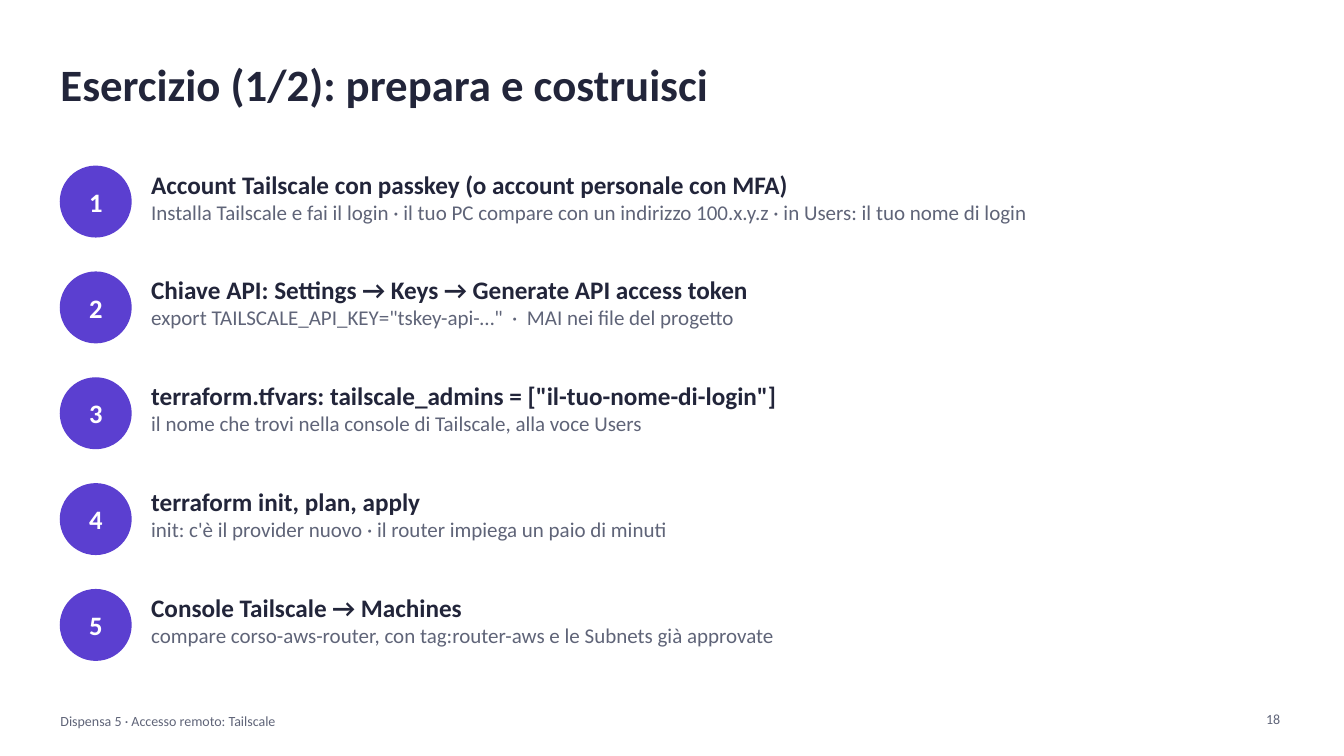
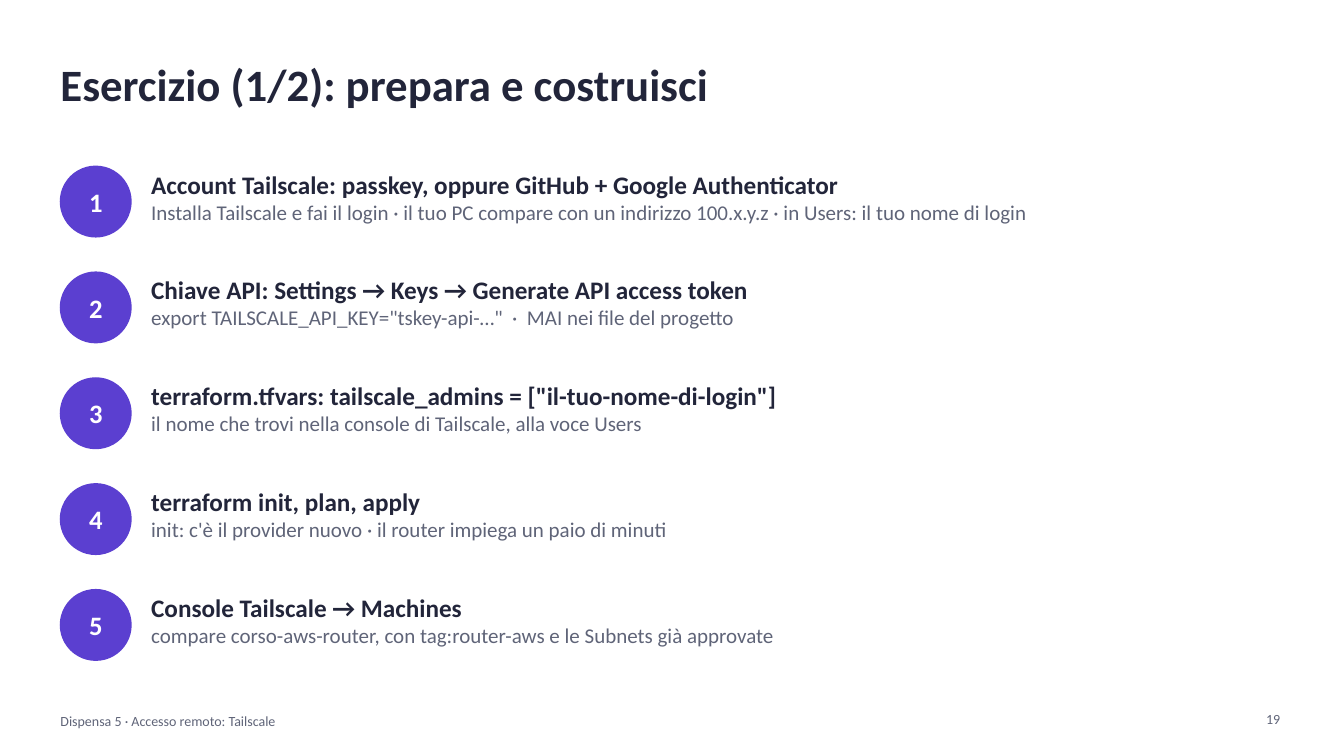
Before and after one commit to cereZ23/aws, a slide deck: slide 19 of slide/slide-5-tailscale.pptx (slide 18 before the commit). Drawn at 1344x756 pixels with LibreOffice and Linux fonts; fonts in the diff are those of the drawing. Boxes give left, top, right and bottom in pixels: in the first picture for what was removed or moved away, otherwise in the second. Text is boxed around its words. In the diff, an @@ line names an element or a change of style, - is before the commit and + after.

Commit message:
Lezione 5: login con passkey oppure GitHub + Google Authenticator

```diff
--- a/slide/slide-5-tailscale.pptx
+++ b/slide/slide-5-tailscale.pptx
@@ text at <box>151,176,838,199</box>: text changed @@
-Account Tailscale con passkey (o account personale con MFA)
+Account Tailscale: passkey, oppure GitHub + Google Authenticator
@@ page number at <box>1266,715,1280,724</box>: text changed @@
-18
+19
```
Also in this commit, not shown: 4 other slides changed, 1 slide added, 2 other files.
